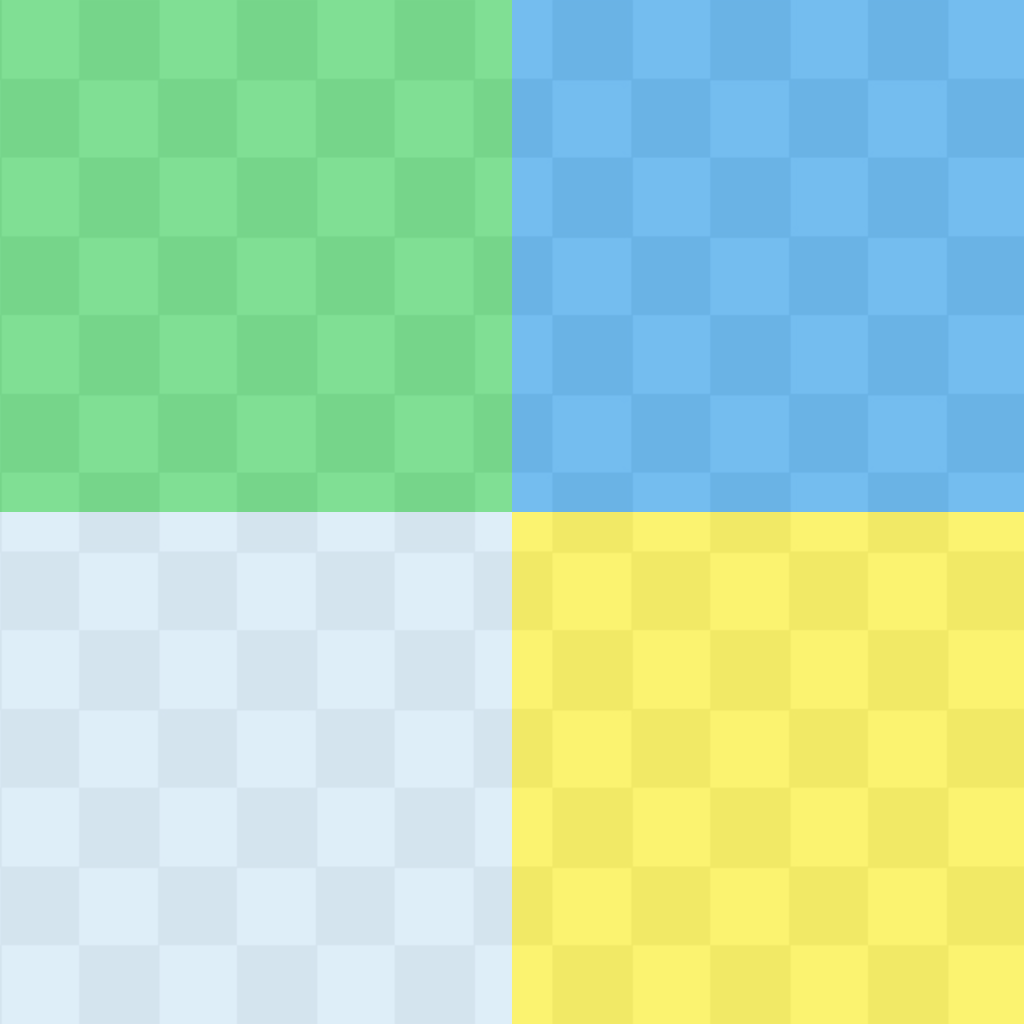
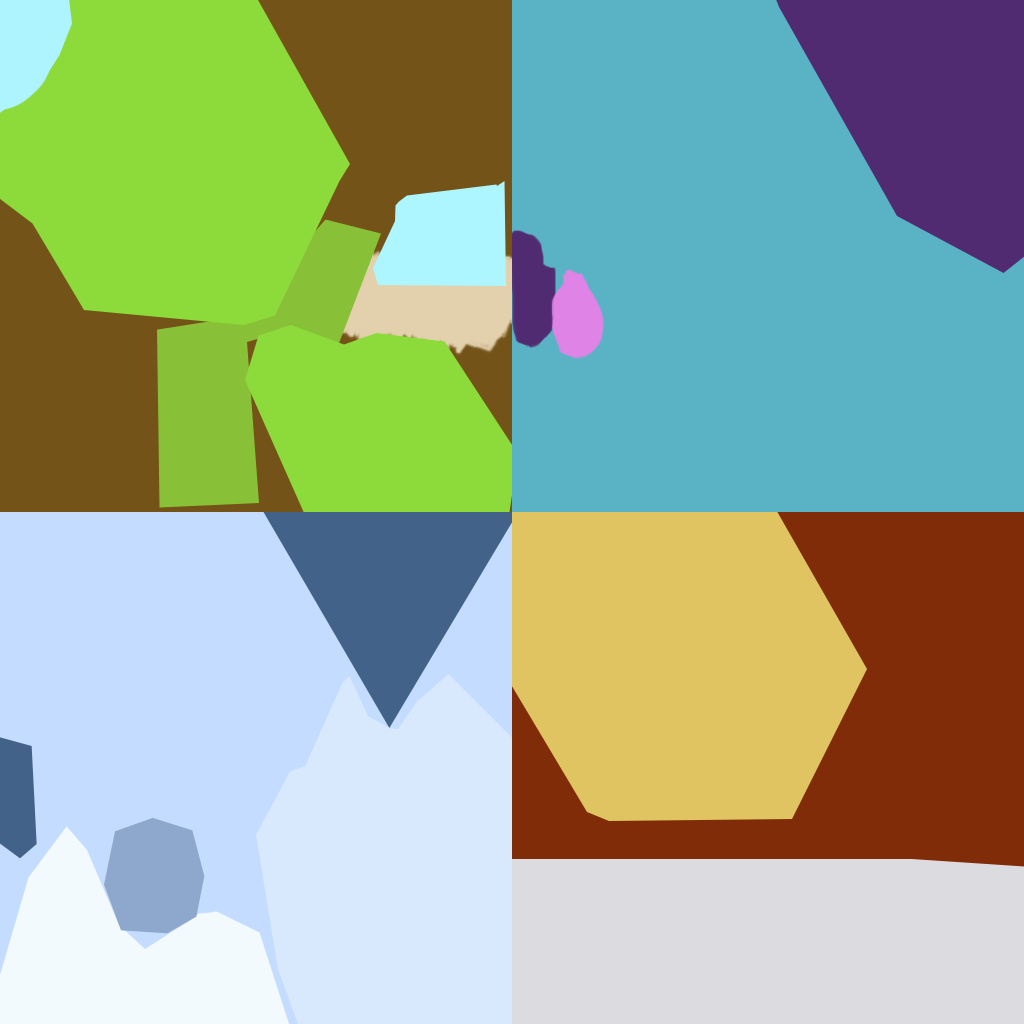
Layers edited between the first and the second 1024×1024 image:
added group "Groupe 5" with 6 layers in group "Groupe 1" over 0, 508, 519, 1024
added layer "Calque 12" in group "Groupe 5" over 104, 817, 205, 934
added layer "Calque 13" in group "Groupe 5" over 256, 674, 515, 1024
added layer "Calque 11" in group "Groupe 5" over 0, 825, 290, 1024
added layer "Calque 10" in group "Groupe 5" over 0, 508, 519, 859
moved "Calque 1 copie 3" into group "Groupe 5", painted on it over 0, 512, 512, 1024
added group "Groupe 4" with 4 layers in group "Groupe 1" over 493, 504, 1024, 1024
added layer "Calque 9" in group "Groupe 4" over 493, 859, 1024, 1024
added layer "Calque 8" in group "Groupe 4" over 497, 504, 867, 821
moved "Calque 1 copie 2" into group "Groupe 4", painted on it over 512, 512, 1024, 1024
added group "Groupe 3" with 4 layers in group "Groupe 1" over 508, 0, 1024, 512
added layer "Calque 7" in group "Groupe 3" over 551, 268, 604, 359
added layer "Calque 6" in group "Groupe 3" over 508, 0, 1024, 348
moved "Calque 1 copie" into group "Groupe 3", painted on it over 512, 0, 1024, 512
added group "Groupe 2" with 6 layers in group "Groupe 1" over 0, 0, 523, 514
added layer "Calque 2" in group "Groupe 2" over 0, 0, 518, 514
added layer "Calque 4" in group "Groupe 2" over 0, 0, 506, 286
added layer "Calque 3" in group "Groupe 2" over 157, 219, 381, 508
added layer "Calque 5" in group "Groupe 2" over 322, 239, 523, 356
moved "Calque 1" into group "Groupe 2", painted on it over 0, 0, 512, 512
